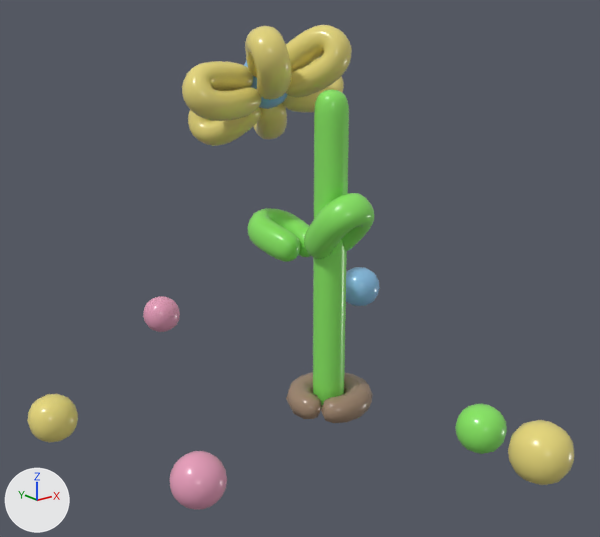
Two versions of the glTF model semesterproject2.glb, one commit apart.
Camera for both pictures: a 50 mm lens placed at (-5.53, -6.47, 4.34), pointed at (-0.61, -0.33, 1.88). The lights are fixed; the arrows at lower left show +X, +Y and +Z. Where no turn or scale is listed for an object, it has been applied to the vertices.
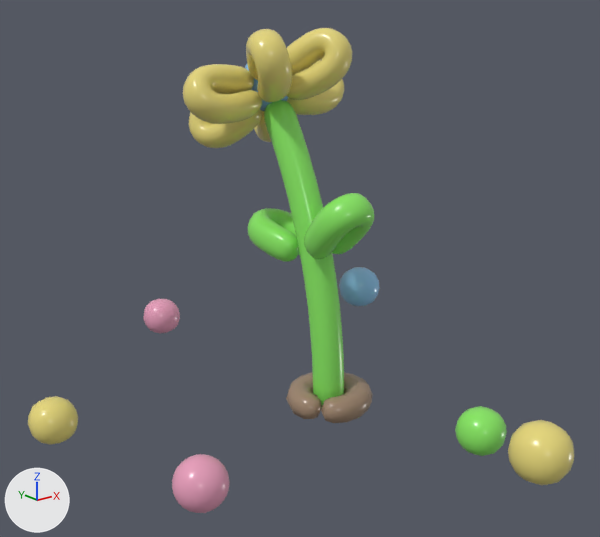
Boxes (x1, y1, x2, y2) around the edits, measured in the pictures (600 x 537 px):
'Cube.008', moved
    before: (182, 25, 352, 146)
    after: (183, 28, 352, 148)
'Cube.006', added (green)
    after: (264, 100, 344, 408)
'Cube', deleted (green)
    before: (313, 89, 349, 408)
'Icosphere.001', moved
    before: (169, 451, 227, 510)
    after: (172, 454, 230, 513)
'Cube.003', moved, rescaled
    before: (455, 403, 507, 454)
    after: (455, 406, 507, 456)
'Cube.002', moved, rescaled
    before: (27, 394, 78, 443)
    after: (28, 396, 78, 445)
'Cube.005', moved, rescaled
    before: (143, 296, 180, 332)
    after: (143, 298, 180, 333)
'mitte', moved
    before: (244, 60, 288, 109)
    after: (245, 64, 288, 111)

The edits, one by one:
Mesh me_cube_016_1 is new.
It has 738 vertices, 1472 faces and spans x -0.11..0.24, y -0.16..1.05, z 0.02..3.39.
It uses material mat_grün (green #88e763).
Object 'mitte' (ob_mitte) moves from (0.07, 1.14, 3.57) to (0.07, 1.13, 3.54).
Object 'Cube.008' (ob_cube_008) moves from (0.31, 1.29, 3.03) to (0.31, 1.28, 3.0).
Object 'Cube' (ob_cube) is deleted.
Object 'Icosphere.001' (ob_icosphere_001) moves from (-2.29, -1.04, 0.49) to (-2.29, -1.08, 0.48).
Object 'Cube.002' (ob_cube_002) moves from (-2.73, 1.02, 0.15) to (-2.73, 1.02, 0.13).
Object 'Cube.002' (ob_cube_002) is rescaled from (0.291, 0.291, 0.287) to (0.291, 0.291, 0.281).
Object 'Cube.003' (ob_cube_003) moves from (0.47, -1.83, 0.15) to (0.47, -1.83, 0.13).
Object 'Cube.003' (ob_cube_003) is rescaled from (0.291, 0.291, 0.287) to (0.291, 0.291, 0.281).
Object 'Cube.005' (ob_cube_005) moves from (-0.37, 2.97, 0.15) to (-0.37, 2.97, 0.13).
Object 'Cube.005' (ob_cube_005) is rescaled from (0.291, 0.291, 0.287) to (0.291, 0.291, 0.281).
Object 'Cube.006' (ob_cube_006) is new; it shows me_cube_016_1.
Its location is (0.0, 0.0, 0.0).
